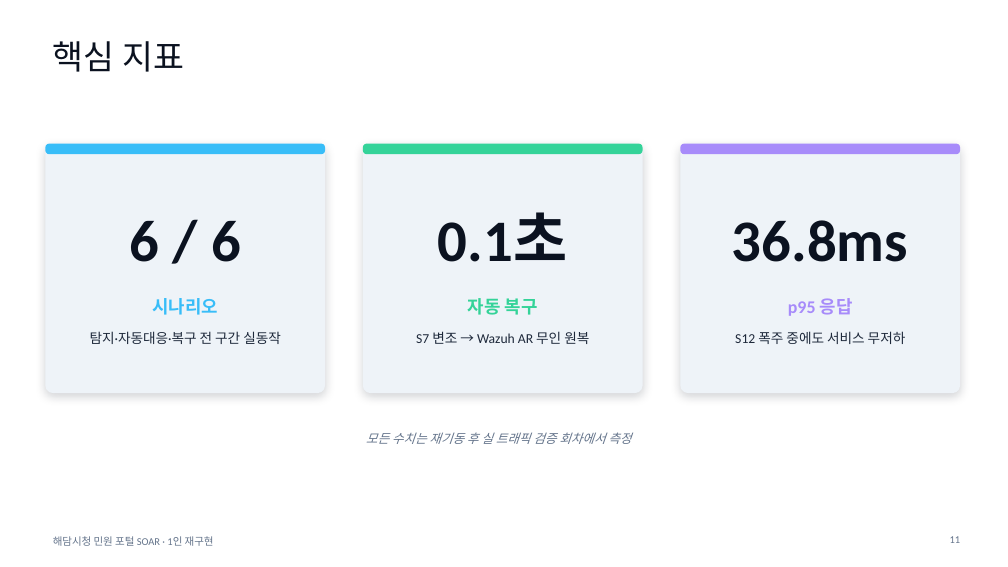
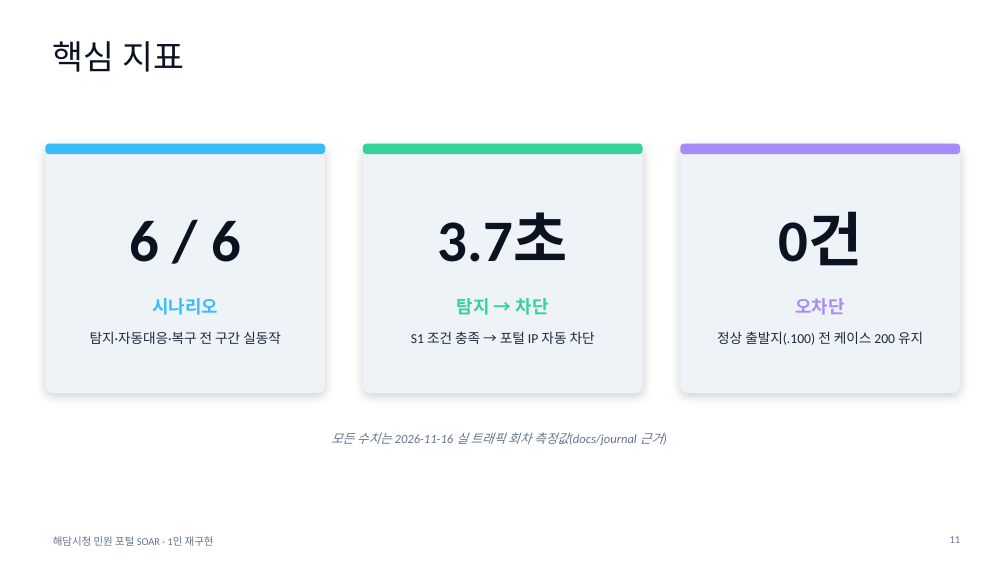
Before and after one commit to shk12170-dev/haedam-soar-portfolio, a slide deck: slide 11 of docs/portfolio/haedam-soar-portfolio.pptx. Drawn at 1008x567 pixels with LibreOffice and Linux fonts; fonts in the diff are those of the drawing. Boxes give left, top, right and bottom in pixels: in the first picture for what was removed or moved away, otherwise in the second. Text is boxed around its words. In the diff, an @@ line names an element or a change of style, - is before the commit and + after.

```diff
--- a/docs/portfolio/haedam-soar-portfolio.pptx
+++ b/docs/portfolio/haedam-soar-portfolio.pptx
@@ text at [438,213,567,262]: text changed @@
-0.1초
+3.7초
@@ text at [778,213,862,266]: text changed @@
-36.8ms
+0건
@@ text at [457,298,549,315]: text changed @@
-자동 복구
+탐지 → 차단
@@ text at [796,298,845,315]: text changed @@
-p95 응답
+오차단
@@ text at [411,331,595,344]: text changed @@
-S7 변조 → Wazuh AR 무인 원복
+S1 조건 충족 → 포털 IP 자동 차단
@@ text at [717,331,923,345]: text changed @@
-S12 폭주 중에도 서비스 무저하
+정상 출발지(.100) 전 케이스 200 유지
@@ text at [331,432,663,445]: text changed @@
-모든 수치는 재기동 후 실 트래픽 검증 회차에서 측정
+모든 수치는 2026-11-16 실 트래픽 회차 측정값(docs/journal 근거)
```
Also in this commit, not shown: 7 other slides changed, 6 other files.
